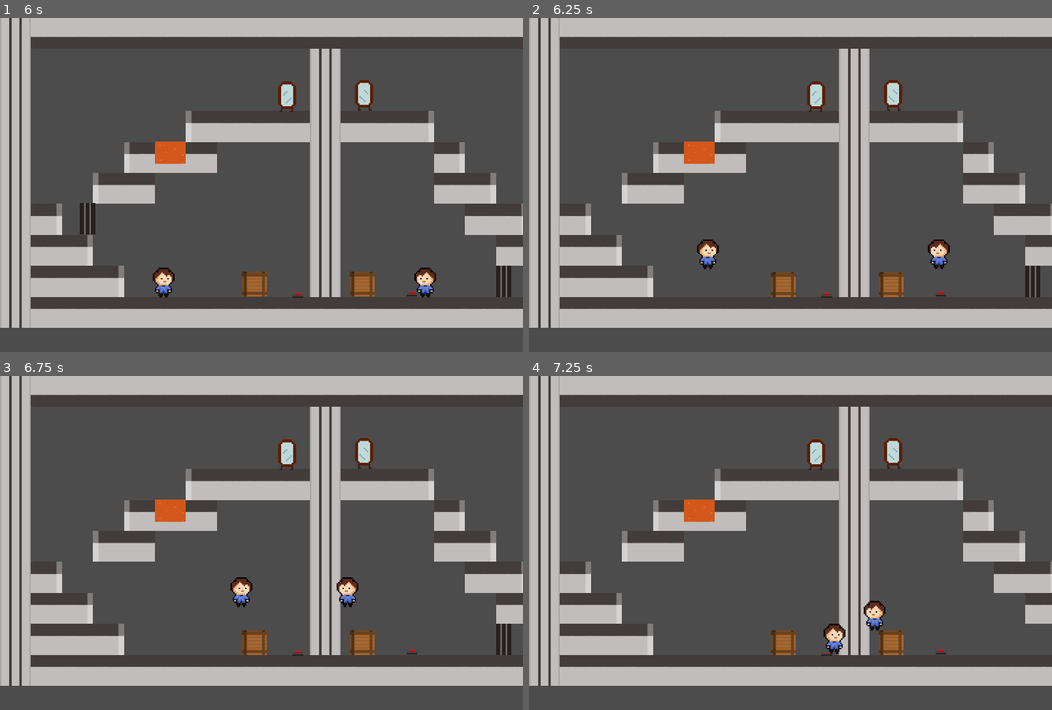
Above: before the commit, frames 1-4 (two rows, left to right).
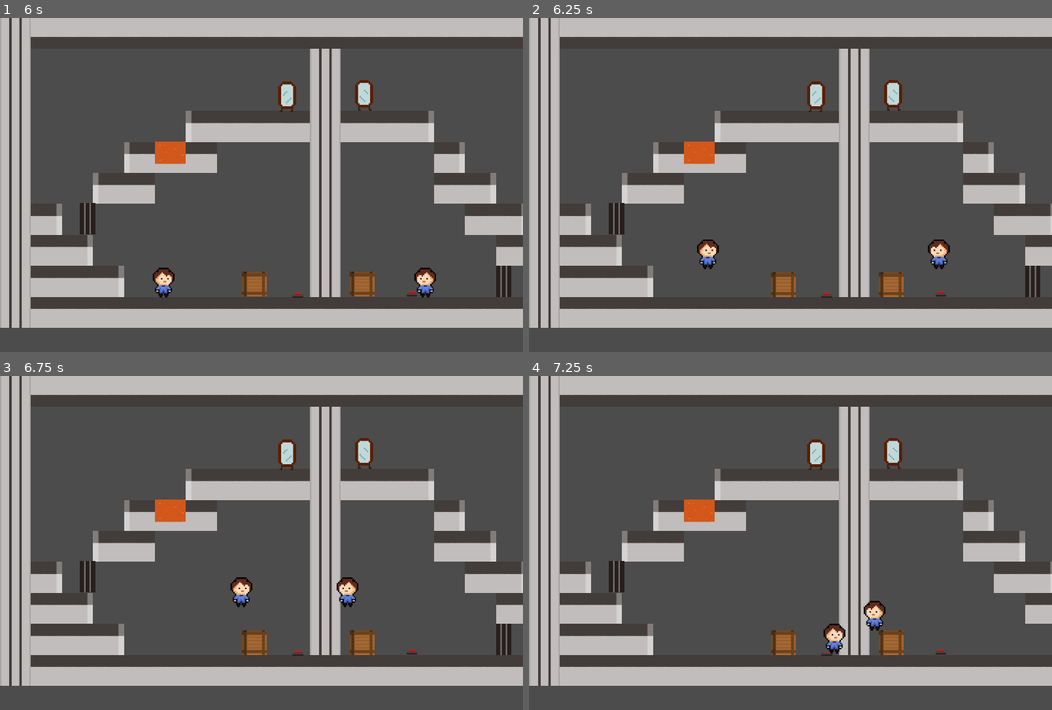
Above: after the commit, the same moments.

Repository: papukweh/Sohlepse
Game: Godot game, scene res://Stages/stage3.tscn
Two runs of this game, one before a commit and one after it. Both use one fixed random seed, a clock stepped at 60 frames per second and the inputs below. This scene is started directly instead of the project's main scene.
Inputs:
- Up to frame 1 (6 s): tap Enter (ui_accept) at 0.5 s; hold Right (move_right) 0.53-1.28 s; tap H (change-h) at 0.6, 4.35 s; tap Up (jump) at 0.77, 1.52, 3.02, 3.77, 4.52 s; hold Down (move_down) 1.28-2.03 s; tap V (change-v) at 1.35, 5.1 s; hold E (interact) 2.03-2.78 s; hold Right (move_right) 2.03-3.53 s; tap F (play) at 2.85 s; hold Left (move_left) 3.53-5.03 s; tap G (record) at 3.6 s; hold Down (move_down) 5.03-5.78 s; hold Right (move_right) from 5.78 s (still down); tap E (interact) at 5.85 s
- Up to frame 2 (6.25 s): keep holding Right (move_right); tap Up (jump) at 6.02 s
- Up to frame 3 (6.75 s): keep holding Right (move_right); tap F (play) at 6.6 s
- Up to frame 4 (7.25 s): keep holding Right (move_right); tap Up (jump) at 6.77 s

Frame 1 is identical in both runs. In frame 2, 0.3% of the frame differs, in the area x 15-19%, y 55-65%; in frame 3, 0.3%; in frame 4, 0.3%.

Commit message:
Conserta problema com botões que devem ser segurados e fases sem espelho

Diff:
--- a/Sohlepse/Hazards/Thorns.gd
+++ b/Sohlepse/Hazards/Thorns.gd
@@ -28,7 +28,13 @@
 		elif on and begin != 0:
 			$AnimatedSprite.animation = "off"
 			on = false
-	else:
+		elif on and begin == 0:
+			$AnimatedSprite.animation = "off"
+			on = false
+		elif !on and begin != 0:
+			$AnimatedSprite.animation = "on"
+			on = true
+	elif activation != 0:
 		if on and begin == 0:
 			$AnimatedSprite.animation = "off"
 			on = false
--- a/Sohlepse/Manager/Dual_screen.gd
+++ b/Sohlepse/Manager/Dual_screen.gd
@@ -18,6 +18,8 @@
 	else:
 		camera1.target = world.get_node("Players/Player1")
 		$Viewports/C2.queue_free()
+		$Viewports/Filter.queue_free()
+		$Viewports/Division.queue_free()
 
 func set_camera_limits(camera1, camera2):
 	var map_limits = [world.get_node("Real").get_global_rect(), world.get_node("Mirrored").get_global_rect()]
--- a/Sohlepse/Manager/Dual_screen.tscn
+++ b/Sohlepse/Manager/Dual_screen.tscn
@@ -377,7 +377,7 @@
 script = ExtResource( 2 )
 _sections_unfolded = [ "Drag Margin", "Limit", "Offset", "Smoothing", "Transform", "Z Index" ]
 
-[node name="Filter2" type="Polygon2D" parent="ViewportsH" index="2"]
+[node name="Filter" type="Polygon2D" parent="ViewportsH" index="2"]
 
 polygon = PoolVector2Array( 540, 0, 540, 690, 1082, 690, 1082, 0 )
 uv = PoolVector2Array(  )
@@ -393,7 +393,7 @@
 invert_border = 100.0
 _sections_unfolded = [ "Invert", "Material", "Texture", "Transform", "Visibility" ]
 
-[node name="Division2" type="Polygon2D" parent="ViewportsH" index="3"]
+[node name="Division" type="Polygon2D" parent="ViewportsH" index="3"]
 
 position = Vector2( 890, 0 )
 rotation = 1.5708
--- a/Sohlepse/Objects/Button.gd
+++ b/Sohlepse/Objects/Button.gd
@@ -8,12 +8,14 @@
 
 func _ready():
 	for n in get_tree().get_nodes_in_group(sig):
+		print("connecting "+sig+" to "+n.get_name())
 		connect("triggered", n, "onTriggered")
 
 func _on_Button_body_entered(body):
-	$CollisionShape2D.disabled = true
-	$AnimatedSprite.animation = "pressed"
-	emit_signal("hit")
+	if !activated:
+		$CollisionShape2D.disabled = true
+		$AnimatedSprite.animation = "pressed"
+		emit_signal("hit")
 
 func _on_Button_hit():
 	activated = true
--- a/Sohlepse/Objects/ButtonInst.gd
+++ b/Sohlepse/Objects/ButtonInst.gd
@@ -3,6 +3,7 @@
 onready var sig = get_name()
 onready var activated = false
 onready var transmitter = true
+onready var cbody = 0
 
 signal hit
 signal out
@@ -10,22 +11,26 @@
 
 func _ready():
 	for n in get_tree().get_nodes_in_group(sig):
+		print("connecting "+sig+" to "+n.get_name())
 		connect("triggered", n, "onTriggered")
 	$AnimatedSprite.animation = "default"
 	$CollisionShape2D.disabled = false
 
 func _on_ButtonInst_hit(body):
 	if body != self:
+		cbody +=1
 		$AnimatedSprite.animation = "pressed"
 		$CollisionShape2D.disabled = true
 		activated = true
 		emit_signal("triggered")
 
 func _on_ButtonInst_out(body):
-	$AnimatedSprite.animation = "default"
-	$CollisionShape2D.disabled = false
-	activated = false
-	emit_signal("triggered")
+	cbody -= 1
+	if cbody == 0:
+		$AnimatedSprite.animation = "default"
+		$CollisionShape2D.disabled = false
+		activated = false
+		emit_signal("triggered")
 
 func onTriggered():
 	pass
--- a/Sohlepse/Objects/Wall.gd
+++ b/Sohlepse/Objects/Wall.gd
@@ -22,8 +22,10 @@
 		for g in self.get_groups():
 			if !g.begins_with("root"):
 				for n in get_tree().get_nodes_in_group(g):
+					#print(n.activated)
 					if n.transmitter and !n.activated:
 						trigger = false
+	#print("trigger="+str(trigger)+" act="+str(active)+" and begin="+str(begin))
 	if trigger:
 		if active and begin == 0:
 			self.hide()
@@ -33,7 +35,15 @@
 			self.show()
 			$CollisionShape2D.disabled = false
 			active = true
-	else:
+		elif active and begin != 0:
+			self.hide()
+			$CollisionShape2D.disabled = true
+			active = false
+		elif !active and begin == 0:
+			self.show()
+			$CollisionShape2D.disabled = false
+			active = true
+	elif activation != 0:
 		if active and begin != 0:
 			self.hide()
 			$CollisionShape2D.disabled = true
--- a/Sohlepse/Stages/stage1.tscn
+++ b/Sohlepse/Stages/stage1.tscn
@@ -15,7 +15,7 @@
 [ext_resource path="res://Objects/Endgoal.tscn" type="PackedScene" id=13]
 [ext_resource path="res://Objects/EndgoalMirror.tscn" type="PackedScene" id=14]
 
-[node name="stage1" instance=ExtResource( 1 )]
+[node name="stage1" index="0" instance=ExtResource( 1 )]
 
 PLAYERS = 2
 MAX_CLONES = 0
@@ -125,7 +125,6 @@
 
 position = Vector2( 743.799, 212.471 )
 begin = 1
-activation = 0
 
 [node name="Button2" parent="Objects" index="7" instance=ExtResource( 7 )]
 
@@ -137,24 +136,20 @@
 ] instance=ExtResource( 9 )]
 
 position = Vector2( 700.841, 351.323 )
-begin = 0
 activation = 0
 
 [node name="Wall2" parent="Objects" index="9" groups=[
 "Button2",
+] instance=ExtResource( 9 )]
+
+position = Vector2( 700.67, 413.527 )
+activation = 0
+
+[node name="Wall3" parent="Objects" index="10" groups=[
 "Lever3",
 ] instance=ExtResource( 9 )]
 
-position = Vector2( 700.67, 413.527 )
-begin = 0
-activation = 0
-
-[node name="Wall3" parent="Objects" index="10" groups=[
-"Button2",
-] instance=ExtResource( 9 )]
-
 position = Vector2( 701.124, 285.966 )
-begin = 0
 activation = 0
 
 [node name="Hazards" type="Node" parent="." index="5"]
--- a/Sohlepse/Stages/stage10.tscn
+++ b/Sohlepse/Stages/stage10.tscn
@@ -109,7 +109,7 @@
 "values": [ Color( 1, 1, 1, 0 ), Color( 1, 1, 1, 1 ) ]
 }
 
-[node name="stage10" index="0" instance=ExtResource( 1 )]
+[node name="stage10" instance=ExtResource( 1 )]
 
 PLAYERS = 2
 MAX_CLONES = 0
@@ -183,53 +183,61 @@
 
 [node name="Real" type="Node" parent="Objects" index="0"]
 
-[node name="Button2" parent="Objects/Real" index="0" instance=ExtResource( 4 )]
+[node name="Button6" parent="Objects/Real" index="0" instance=ExtResource( 4 )]
 
 position = Vector2( -526.854, 637.26 )
 _sections_unfolded = [ "Transform" ]
-object = "Wall"
-
-[node name="Button0" parent="Objects/Real" index="1" instance=ExtResource( 4 )]
+
+[node name="Button4" parent="Objects/Real" index="1" instance=ExtResource( 4 )]
 
 position = Vector2( -1184.81, 637.26 )
 _sections_unfolded = [ "Transform" ]
-object = "Wall"
-
-[node name="Wall3" parent="Objects/Real" index="2" instance=ExtResource( 5 )]
+
+[node name="Wall7" parent="Objects/Real" index="2" groups=[
+"Button7",
+] instance=ExtResource( 5 )]
 
 position = Vector2( -220.223, 355.067 )
 scale = Vector2( 1, 8.89398 )
 _sections_unfolded = [ "Collision", "Transform" ]
-
-[node name="Wall0" parent="Objects/Real" index="3" instance=ExtResource( 5 )]
+activation = 0
+
+[node name="Wall4" parent="Objects/Real" index="3" groups=[
+"Button4",
+] instance=ExtResource( 5 )]
 
 position = Vector2( -1088.31, 355.067 )
 scale = Vector2( 1, 8.89398 )
 _sections_unfolded = [ "Collision", "Transform" ]
-
-[node name="Wall1" parent="Objects/Real" index="4" instance=ExtResource( 5 )]
+activation = 0
+
+[node name="Wall5" parent="Objects/Real" index="4" groups=[
+"Button5",
+] instance=ExtResource( 5 )]
 
 position = Vector2( -650.335, 355.067 )
 scale = Vector2( 1, 8.89398 )
 _sections_unfolded = [ "Collision", "Transform" ]
-
-[node name="Wall2" parent="Objects/Real" index="5" instance=ExtResource( 5 )]
+activation = 0
+
+[node name="Wall6" parent="Objects/Real" index="5" groups=[
+"Button6",
+] instance=ExtResource( 5 )]
 
 position = Vector2( -329.295, 355.067 )
 scale = Vector2( 1, 8.89398 )
 _sections_unfolded = [ "Collision", "Transform" ]
-
-[node name="Button1" parent="Objects/Real" index="6" instance=ExtResource( 6 )]
+activation = 0
+
+[node name="Button5" parent="Objects/Real" index="6" instance=ExtResource( 6 )]
 
 position = Vector2( -877.021, 635.775 )
 _sections_unfolded = [ "Transform" ]
-object = "Wall"
-
-[node name="Button3" parent="Objects/Real" index="7" instance=ExtResource( 6 )]
+
+[node name="Button7" parent="Objects/Real" index="7" instance=ExtResource( 6 )]
 
 position = Vector2( -969.02, 635.775 )
 _sections_unfolded = [ "Transform" ]
-object = "Wall"
 
 [node name="Box2" parent="Objects" index="1" instance=ExtResource( 7 )]
 
@@ -246,52 +254,60 @@
 position = Vector2( -526.854, -637.26 )
 scale = Vector2( 1, -1 )
 _sections_unfolded = [ "Transform" ]
-object = "Wall"
 
 [node name="Button0" parent="Objects/Mirrored" index="1" instance=ExtResource( 4 )]
 
 position = Vector2( -1184.81, -637.26 )
 scale = Vector2( 1, -1 )
 _sections_unfolded = [ "Transform" ]
-object = "Wall"
-
-[node name="Wall3" parent="Objects/Mirrored" index="2" instance=ExtResource( 5 )]
+
+[node name="Wall3" parent="Objects/Mirrored" index="2" groups=[
+"Button3",
+] instance=ExtResource( 5 )]
 
 position = Vector2( -220.223, -355.067 )
 scale = Vector2( 1, -8.89398 )
 _sections_unfolded = [ "Collision", "Transform" ]
-
-[node name="Wall0" parent="Objects/Mirrored" index="3" instance=ExtResource( 5 )]
+activation = 0
+
+[node name="Wall0" parent="Objects/Mirrored" index="3" groups=[
+"Button0",
+] instance=ExtResource( 5 )]
 
 position = Vector2( -1088.31, -355.067 )
 scale = Vector2( 1, -8.89398 )
 _sections_unfolded = [ "Collision", "Transform" ]
-
-[node name="Wall1" parent="Objects/Mirrored" index="4" instance=ExtResource( 5 )]
+activation = 0
+
+[node name="Wall1" parent="Objects/Mirrored" index="4" groups=[
+"Button1",
+] instance=ExtResource( 5 )]
 
 position = Vector2( -650.335, -355.067 )
 scale = Vector2( 1, -8.89398 )
 _sections_unfolded = [ "Collision", "Transform" ]
-
-[node name="Wall2" parent="Objects/Mirrored" index="5" instance=ExtResource( 5 )]
+activation = 0
+
+[node name="Wall2" parent="Objects/Mirrored" index="5" groups=[
+"Button2",
+] instance=ExtResource( 5 )]
 
 position = Vector2( -329.295, -355.067 )
 scale = Vector2( 1, -8.89398 )
 _sections_unfolded = [ "Collision", "Transform" ]
+activation = 0
 
 [node name="Button1" parent="Objects/Mirrored" index="6" instance=ExtResource( 6 )]
 
 position = Vector2( -877.021, -635.775 )
 scale = Vector2( 1, -1 )
 _sections_unfolded = [ "Transform" ]
-object = "Wall"
 
 [node name="Button3" parent="Objects/Mirrored" index="7" instance=ExtResource( 6 )]
 
 position = Vector2( -969.02, -635.775 )
 scale = Vector2( 1, -1 )
 _sections_unfolded = [ "Transform" ]
-object = "Wall"
 
 [node name="Box2" parent="Objects/Mirrored" index="8" instance=ExtResource( 7 )]
 
--- a/Sohlepse/Stages/stage3.tscn
+++ b/Sohlepse/Stages/stage3.tscn
@@ -98,23 +98,28 @@
 ] instance=ExtResource( 5 )]
 
 position = Vector2( 1040.24, 544.18 )
+activation = 0
 
 [node name="Wall1" parent="Objects" index="1" groups=[
+"Button2",
 "Button1",
 ] instance=ExtResource( 5 )]
 
 position = Vector2( 180.658, 414.699 )
 _sections_unfolded = [ "Collision", "Transform" ]
+activation = 1
 
-[node name="Button2" parent="Objects" index="2" instance=ExtResource( 6 )]
+[node name="Button2" parent="Objects" index="2" groups=[
+"Button2",
+] instance=ExtResource( 6 )]
 
 position = Vector2( 614.68, 572.27 )
-object = "Wall"
 
-[node name="Button1" parent="Objects" index="3" instance=ExtResource( 6 )]
+[node name="Button1" parent="Objects" index="3" groups=[
+"Button1",
+] instance=ExtResource( 6 )]
 
 position = Vector2( 850.531, 569.788 )
-object = "Wall"
 
 [node name="Box" parent="Objects" index="4" instance=ExtResource( 7 )]
 
Not shown: 2 places in Sohlepse/Manager/Dual_screen.tscn that only renumber resources
Not shown: 4 places in Sohlepse/Objects/ButtonInst.tscn that only renumber resources
Not shown, changed: Sohlepse/savegame.save
